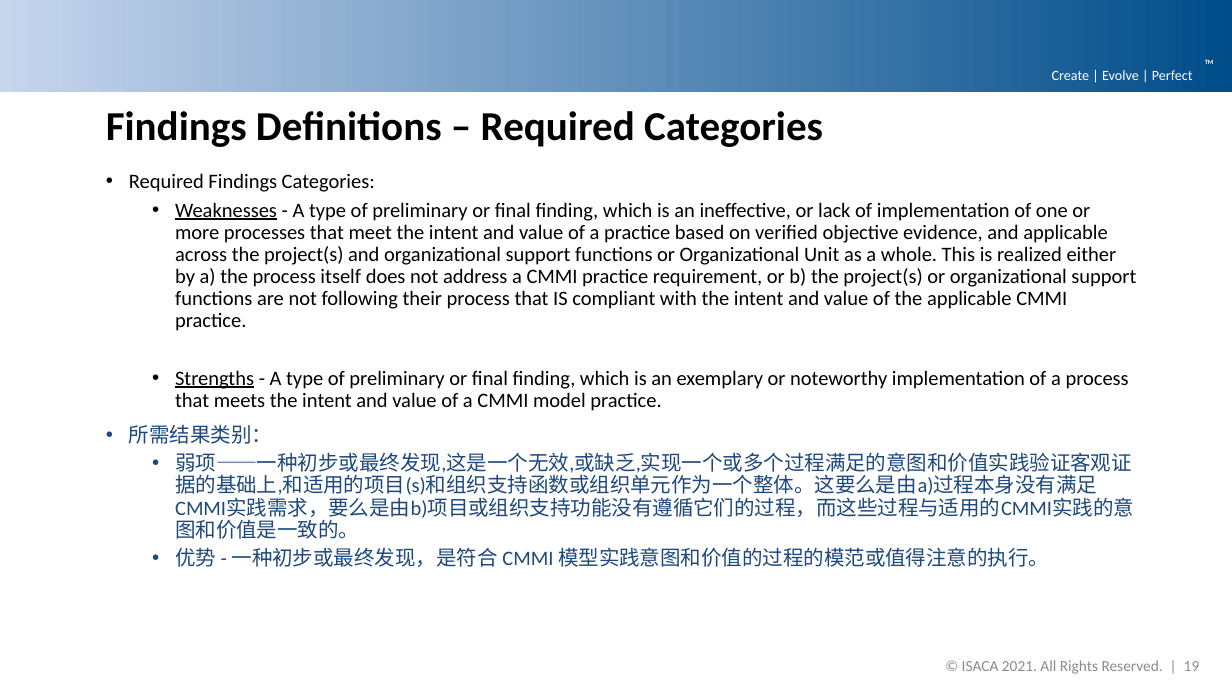
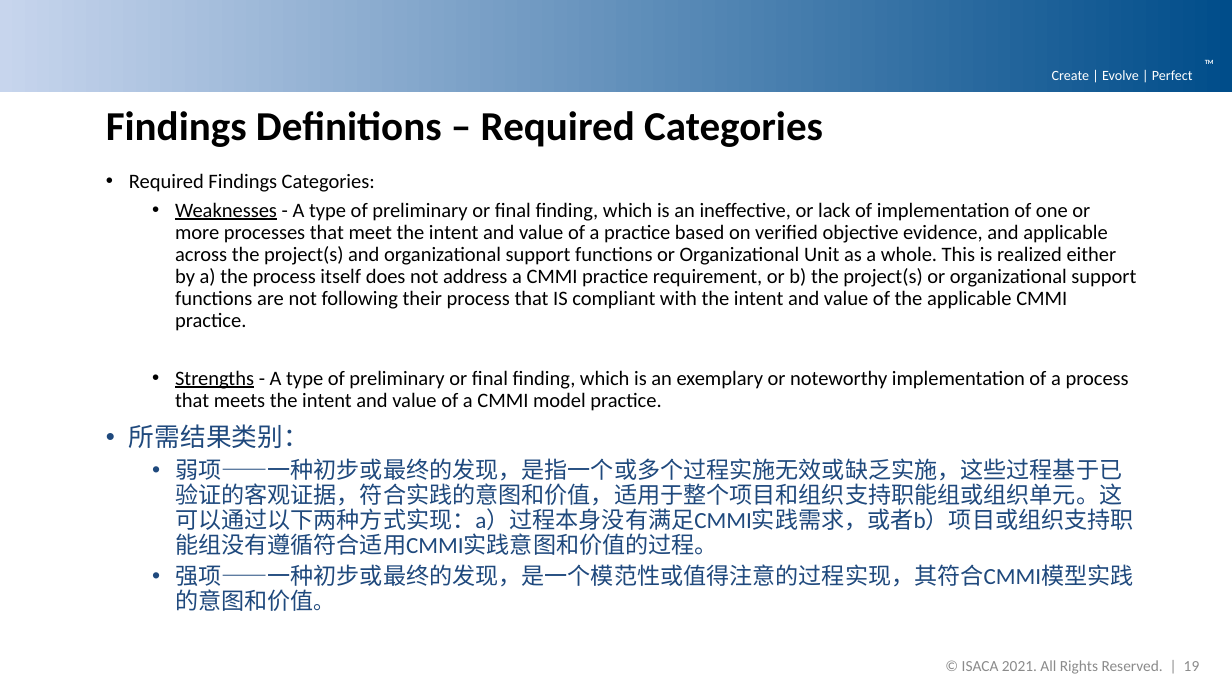
Before and after one commit to DemixTech/CMMITools, a slide deck: slide 19 of 2021-04-12to04-16 (A5) C53517 SoftMARS/20_10v01_MarsBaseAlpha_OpeningBriefing.pptx. Drawn at 1232x693 pixels with LibreOffice and Linux fonts; fonts in the diff are those of the drawing; background and template pictures are left out. Boxes give left, top, right and bottom in pixels: in the first picture for what was removed or moved away, otherwise in the second. Text is boxed around its words. In the diff, an @@ line names an element or a change of style, - is before the commit and + after.

Commit message:
Changed cn S/W discriptions

```diff
--- a/2021-04-12to04-16 (A5) C53517 SoftMARS/20_10v01_MarsBaseAlpha_OpeningBriefing.pptx
+++ b/2021-04-12to04-16 (A5) C53517 SoftMARS/20_10v01_MarsBaseAlpha_OpeningBriefing.pptx
@@ text at (129, 424, 309, 448): size 16 to 20 pt in "所需结果类别：" @@
@@ text at (175, 458, 1134, 610): text changed; size 16 to 18 pt @@
-  • 弱项——一种初步或最终发现,这是一个无效,或缺乏,实现一个或多个过程满足的意图和价值实践验证客观证据的基础上,和适用的项目(s)和组织支持函数或组织单元作为一个整体。这要么是由a)过程本身没有满足CMMI实践需求，要么是由b)项目或组织支持功能没有遵循它们的过程，而这些过程与适用的CMMI实践的意图和价值是一致的。
-  • 优势 - 一种初步或最终发现，是符合 CMMI 模型实践意图和价值的过程的模范或值得注意的执行。
+  • 弱项——一种初步或最终的发现，是指一个或多个过程实施无效或缺乏实施，这些过程基于已验证的客观证据，符合实践的意图和价值，适用于整个项目和组织支持职能组或组织单元。这可以通过以下两种方式实现：a）过程本身没有满足CMMI实践需求，或者b）项目或组织支持职能组没有遵循符合适用CMMI实践意图和价值的过程。
+  • 强项——一种初步或最终的发现，是一个模范性或值得注意的过程实现，其符合CMMI模型实践的意图和价值。
```
